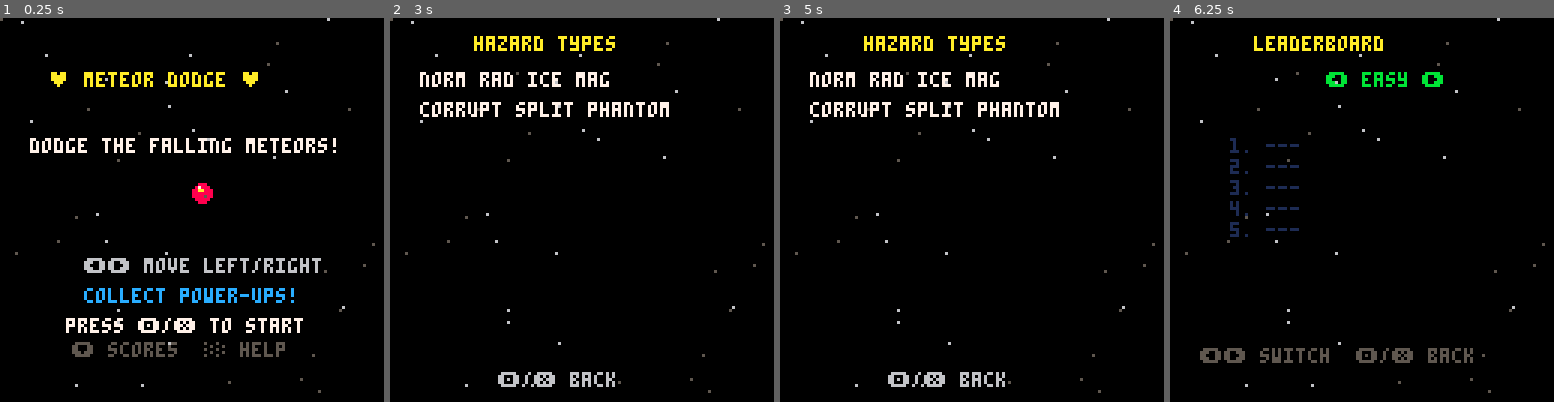
Above: before the commit, frames 1-4 (left to right).
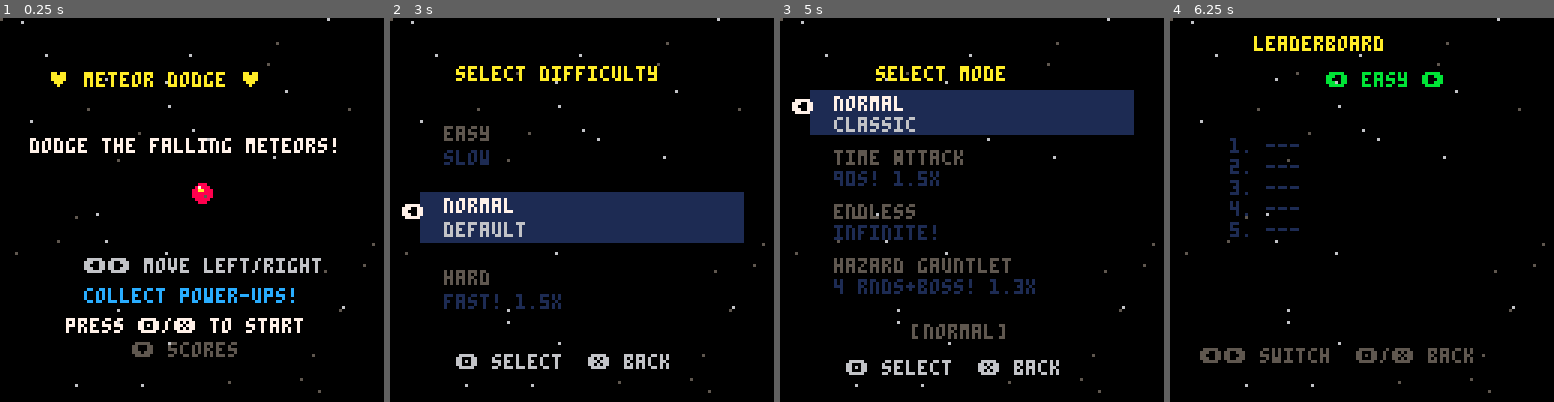
Above: after the commit, the same moments.

Repository: jeffcampbell/game-a-day
Game: PICO-8 cartridge games/2026-03-04/game.p8
Two runs of this game, one before a commit and one after it. Both use one fixed random seed, a clock stepped at 60 frames per second and the inputs below.
Inputs:
- Up to frame 1 (0.25 s): no input
- Up to frame 2 (3 s): tap O (Z key) at 0.33, 0.7, 1.43, 2.22 s; tap X (X key) at 1.07, 2.07, 2.4, 2.73 s; hold Left 1.97-2.37 s; hold Down 2.42-2.82 s; hold Right from 2.87 s (still down)
- Up to frame 3 (5 s): tap X (X key) every 0.33 s from 3.07 to 4.73 s; tap O (Z key) at 3.1, 3.98, 4.87 s; release Right at 3.53 s; hold Up 3.58-4.08 s; hold Right 4.13-4.53 s; hold Down from 4.58 s (still down)
- Up to frame 4 (6.25 s): tap X (X key) every 0.33 s from 5.07 to 6.07 s; release Down at 5.08 s; hold Left 5.13-5.8 s; tap O (Z key) at 5.75 s; hold Up 5.85-6.18 s; hold Left from 6.23 s (still down)

The runs differ from the first frame. In frame 1, 0.9% of the frame differs, in the area x 18-75%, y 84-89%; in frame 2, 17%, in the area x 3-93%, y 4-97%; in frame 3, 17%; in frame 4, nothing differs.

Commit message:
Add wave archetype system to Meteor Dodge (8185→8067 tokens)
Every 50 points, a themed wave archetype activates for 100-180 frames
(scaled by difficulty), biasing 70% of spawns toward a primary hazard
type with 30% secondary:

- Rad Surge (radioactive+normal)
- Ice Fall (ice+radioactive)
- Mag Storm (magnetic+ice)
- Chaos (corrupted+magnetic)
- Rift (splitter+corrupted)
- Phantom (phantom+splitter)

Features:
- HUD indicator shows active archetype name with themed color
- 1.2x near-miss multiplier for archetype-native hazards
- Difficulty scaling: longer windows on easy, shorter on hard
- All game modes supported (normal, time attack, endless, gauntlet)
- Gauntlet round hazards take priority over archetypes

Consolidation: removed help screen, simplified boss telegraph and
hazard aura drawing to free 118 tokens for implementation.

Co-Authored-By: Claude Opus 4.6 <noreply@anthropic.com>

Diff:
--- a/games/2026-03-04/game.p8
+++ b/games/2026-03-04/game.p8
@@ -117,6 +117,10 @@
 bd_flash_txt=""
 bd_x=64
 nm_count=0
+-- wave archetype system
+wa=0 wa_t=0 wa_ls=0
+wa_d={{1,0,9},{2,1,12},{3,2,8},{4,3,3},{5,4,14},{6,5,2}}
+wa_n=split("rad surge,ice fall,mag storm,chaos,rift,phantom")
 -- hazard meteor system
 -- 0=normal,1=radioactive,2=ice,3=magnetic,4=corrupted,5=splitter,6=phantom
 ice_slow=0
@@ -226,9 +230,6 @@
  if inp&16>0 or inp&32>0 then
   state="difficulty_select"
  end
- if inp&8>0 then
-  state="help"
- end
  if inp&4>0 then
   lb_vd=diff_sel
   load_dlb(lb_vd)
@@ -249,28 +250,13 @@
  if flr(t()*2)%2==0 then
   print("press \142/\151 to start",22,100,7)
  end
- print("\131 scores  \132 help",24,108,5)
+ print("\131 scores",44,108,5)
  -- mini leaderboard on menu
  if lb_scores[1]>0 then
   print(lb_names[1].." "..lb_scores[1],36,118,9)
  elseif hiscore>0 then
   print("hi-score: "..hiscore,34,118,9)
  end
-end
-
--- help/encyclopedia state
-function update_help()
- if btnp(4) or btnp(5) then
-  state="menu"
- end
-end
-
-function draw_help()
- cls(0) draw_stars()
- print("hazard types",28,6,10)
- print("norm rad ice mag",10,18,7)
- print("corrupt split phantom",10,28,7)
- print("\142/\151 back",36,118,6)
 end
 
 -- difficulty select state
@@ -406,7 +392,7 @@
  boss_timer,boss_flash,last_boss_score,tele_timer,tele_dur,boss_vuln=0,0,0,0,0,0
  dodge_combo,dodge_best,combo_flash=0,0,0
  boss_waves,boss_tier,boss_n,bd_flash,nm_count,achv_flash,bp_del=0,0,0,0,0,0,0
- ice_slow,sp_frag,ph_dodged,g_timer,g_trans,e_timer=0,0,0,0,0,0
+ ice_slow,sp_frag,ph_dodged,g_timer,g_trans,e_timer,wa,wa_t,wa_ls=0,0,0,0,0,0,0,0,0
  boss_active,shld_burst,dbl_atk,g_won=false,false,false,false
  ta_nodmg,g_nodmg,e_nodmg=true,true,true
  pu_flash_txt,combo_flash_txt,bd_flash_txt="","",""
@@ -527,6 +513,14 @@
   diff_level=new_lv
  end
 
+ -- wave archetype trigger
+ if wa==0 and score>=wa_ls+50 then
+  wa_ls=score
+  wa=1+flr(rnd(6))
+  wa_t=ds(180,130,100)
+  _log("arch:"..wa_n[wa])
+ end
+ if wa_t>0 then wa_t-=1 if wa_t<=0 then wa=0 end end
  -- spawn meteors
  spawn_timer+=1
  if spawn_timer>=spawn_rate then
@@ -652,6 +646,7 @@
    local dist=sqrt(dx*dx+dy*dy)
    local nm_d=m.htype==2 and 9 or 12
    local hzmul=m.htype>0 and ({1.2,1,1.5,2,1,1.3})[m.htype] or 1
+    if wa>0 and m.htype==wa_d[wa][1] then hzmul*=1.2 end
    if dist<nm_d then
     got_near=true
     local bvmul=(m.boss and boss_vuln>0) and 2 or 1
@@ -828,11 +823,14 @@
 function spawn_meteor()
  local sz=6+flr(rnd(4))
  if band(mod_active,4)>0 then sz=max(3,sz-3) end
- -- hazard type selection based on difficulty
+ -- hazard type selection
  local ht=0
  -- gauntlet: force hazard type per round
  if is_gauntlet and g_round>=1 and g_round<=4 then
   ht=g_round
+ elseif wa>0 then
+  local ad=wa_d[wa]
+  ht=rnd()<0.7 and ad[1] or ad[2]
  elseif diff_level>=2 then
   local r=rnd()
   if diff_level>=5 and r<0.15 then ht=4
@@ -1001,39 +999,28 @@
     circ(cx,cy,gr+4+sin(anim_t*0.08)*3,7)
    end
   end
-  -- hazard aura effects
-  if m.htype==1 then
-   -- radioactive: pulsing glow
-   circ(cx,cy,m.sz\2+1+sin(anim_t*0.04)*2,9)
-  elseif m.htype==2 then
-   -- ice: cold shimmer
-   if anim_t%6<3 then circ(cx,cy,m.sz\2+1,12) end
-  elseif m.htype==3 then
-   -- magnetic: attraction rings
-   circ(cx,cy,m.sz\2+3+sin(anim_t*0.05)*3,8)
-  elseif m.htype==4 then
-   -- corrupted: erratic flicker
-   if rnd()<0.4 then circ(cx,cy,m.sz\2+rnd(3),3) end
-  elseif m.htype==5 then
-   circ(cx,cy,m.sz\2+2+sin(anim_t*0.06)*2,14)
-  elseif m.htype==6 then
-   -- phantom: pulsing ghost effect
-   if anim_t%4<2 then circ(cx,cy,m.sz\2+2,2) end
+  -- hazard aura
+  if m.htype>0 then
+   local hc=({9,12,8,3,14,2})[m.htype]
+   local hr=m.sz\2+2+sin(anim_t*0.05)*2
+   if m.htype==4 then
+    if rnd()<0.4 then circ(cx,cy,m.sz\2+rnd(3),hc) end
+   elseif m.htype==2 or m.htype==6 then
+    if anim_t%5<3 then circ(cx,cy,hr,hc) end
+   else
+    circ(cx,cy,hr,hc)
+   end
   end
   draw_meteor(m.x,m.y,flr(m.anim)%2,m.sz,m.col,m.col2)
  end
 
- -- boss telegraph effect (difficulty-colored)
+ -- boss telegraph
  if tele_timer>0 then
   local pg=1-tele_timer/tele_dur
-  local tc=ds(11,7,8)
-  local tc2=ds(7,6,14)
-  local pc=flr(anim_t/2)%2==0 and tc or tc2
-  if boss_atk==1 then circ(tele_x,4,pg*20,pc) line(tele_x-pg*14,4,tele_x+pg*14,4,tc) line(tele_x,4-pg*10,tele_x,4+pg*14,tc) if pg>0.5 then circfill(tele_x,4,2+sin(anim_t*0.1)*2,pc) end
-  elseif boss_atk==2 then for i=0,5 do local a=pg*0.3+i/6 circ(tele_x+cos(a)*pg*16,6,2+pg*3,pc) end
-  elseif boss_atk==3 then circ(64,64,10+pg*55,pc) circ(64,64,12+pg*55,tc2) if pg>0.3 then circ(64,64,pg*30,tc) end
-  else circ(ship_x+3,ship_y,6+sin(anim_t*0.08)*3,pc) line(ship_x+3,0,ship_x+3,ship_y-8,tc) if pg>0.4 then line(ship_x,ship_y-12,ship_x+3,ship_y-7,pc) line(ship_x+6,ship_y-12,ship_x+3,ship_y-7,pc) end
-  end
+  local pc=flr(anim_t/2)%2==0 and 7 or 6
+  local cx=boss_atk==3 and 64 or tele_x
+  local cy=boss_atk==3 and 64 or (boss_atk==4 and ship_y or 4)
+  circ(cx,cy,pg*(boss_atk==3 and 55 or 20),pc)
  end
 
  -- draw power-ups
@@ -1129,6 +1116,11 @@
   end
  end
 
+ -- wave archetype indicator
+ if wa>0 and not boss_active and boss_flash<=0 then
+  local wn=wa_n[wa]
+  print(wn,64-#wn*2,9,flr(anim_t/3)%2==0 and wa_d[wa][3] or 5)
+ end
  -- active effect timers
  local ty=14
  local ef={{slowmo_timer,180,"slow",11},{dblscore_timer,120,"2x",10},{inv_timer,150,"inv",11}}
@@ -1462,7 +1454,6 @@
 function _update()
  if state=="menu" then update_menu()
  elseif state=="lb_view" then update_lbview()
- elseif state=="help" then update_help()
  elseif state=="difficulty_select" then update_difsel()
  elseif state=="mode_select" then update_modesel()
  elseif state=="mod_select" then update_modsel()
@@ -1475,7 +1466,6 @@
 function _draw()
  if state=="menu" then draw_menu()
  elseif state=="lb_view" then draw_lbview()
- elseif state=="help" then draw_help()
  elseif state=="difficulty_select" then draw_difsel()
  elseif state=="mode_select" then draw_modesel()
  elseif state=="mod_select" then draw_modsel()
Not shown, changed: games/2026-03-04/game.js
